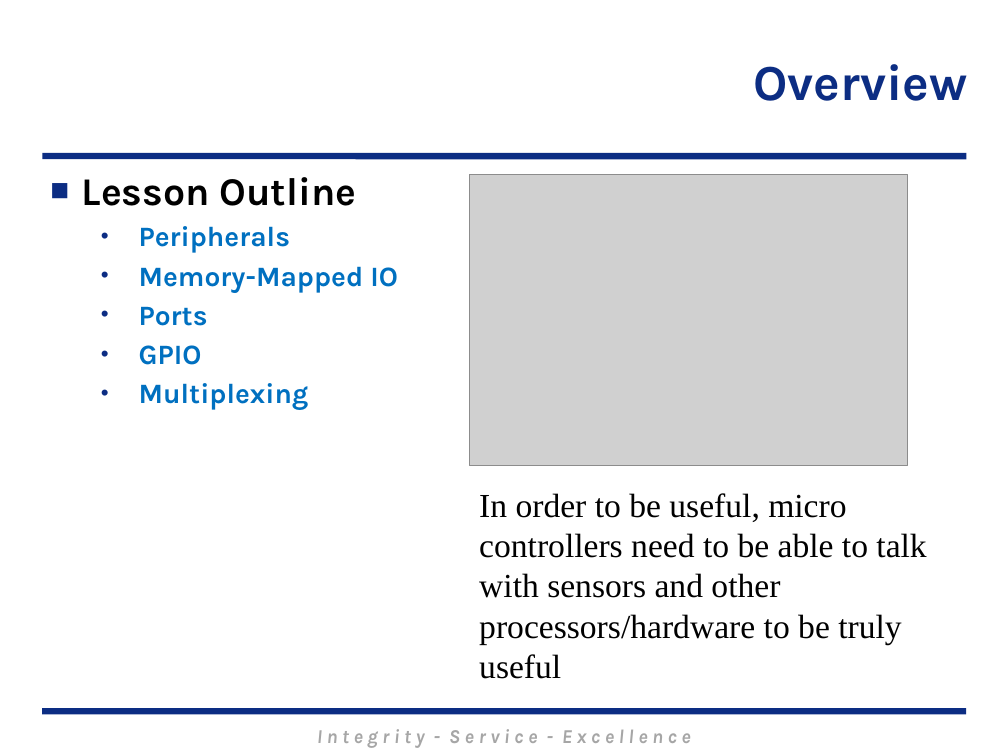
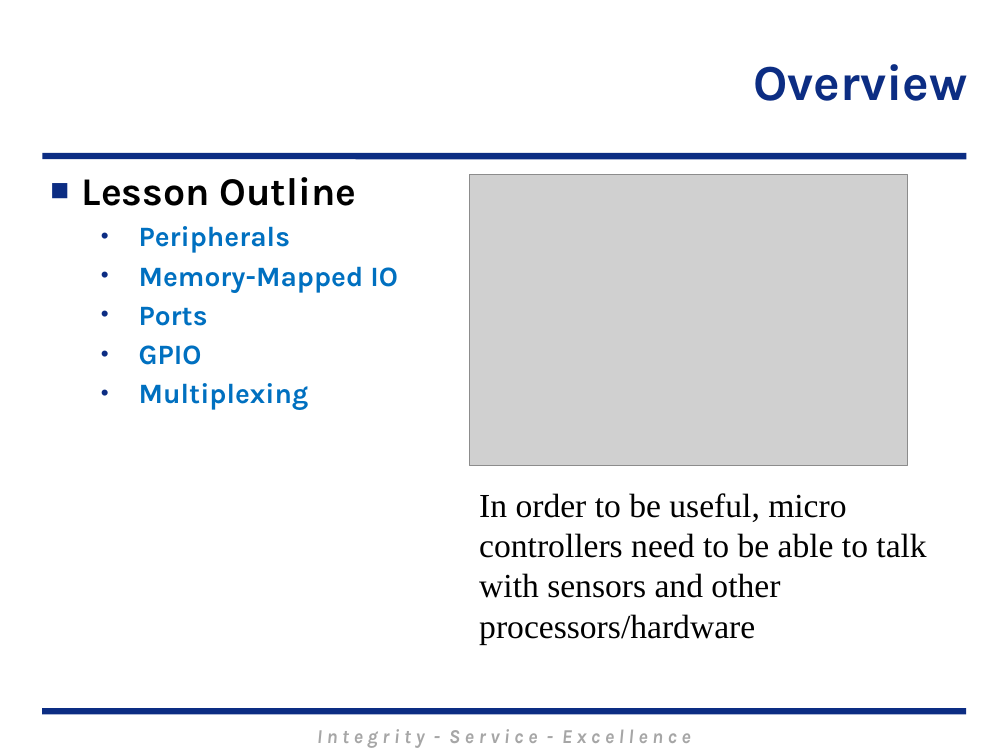
Before and after one commit to MarsUniversity/ECE382, a slide deck: slide 2 of source/lessons/lsn13/Lsn13.pptx. Drawn at 1008x756 pixels with LibreOffice and Linux fonts; fonts in the diff are those of the drawing; grey boxes stand for pictures; background and template pictures are left out. Boxes give left, top, right and bottom in pixels: in the first picture for what was removed or moved away, otherwise in the second. Text is boxed around its words. In the diff, an @@ line names an element or a change of style, - is before the commit and + after.

```diff
--- a/source/lessons/lsn13/Lsn13.pptx
+++ b/source/lessons/lsn13/Lsn13.pptx
@@ text at (479, 493, 926, 644): text changed @@
-In order to be useful, micro controllers need to be able to talk with sensors and other processors/hardware to be truly useful
+In order to be useful, micro controllers need to be able to talk with sensors and other processors/hardware
```
Also in this commit, not shown: 3 other slides changed, 1 slide added, 25 other files.
